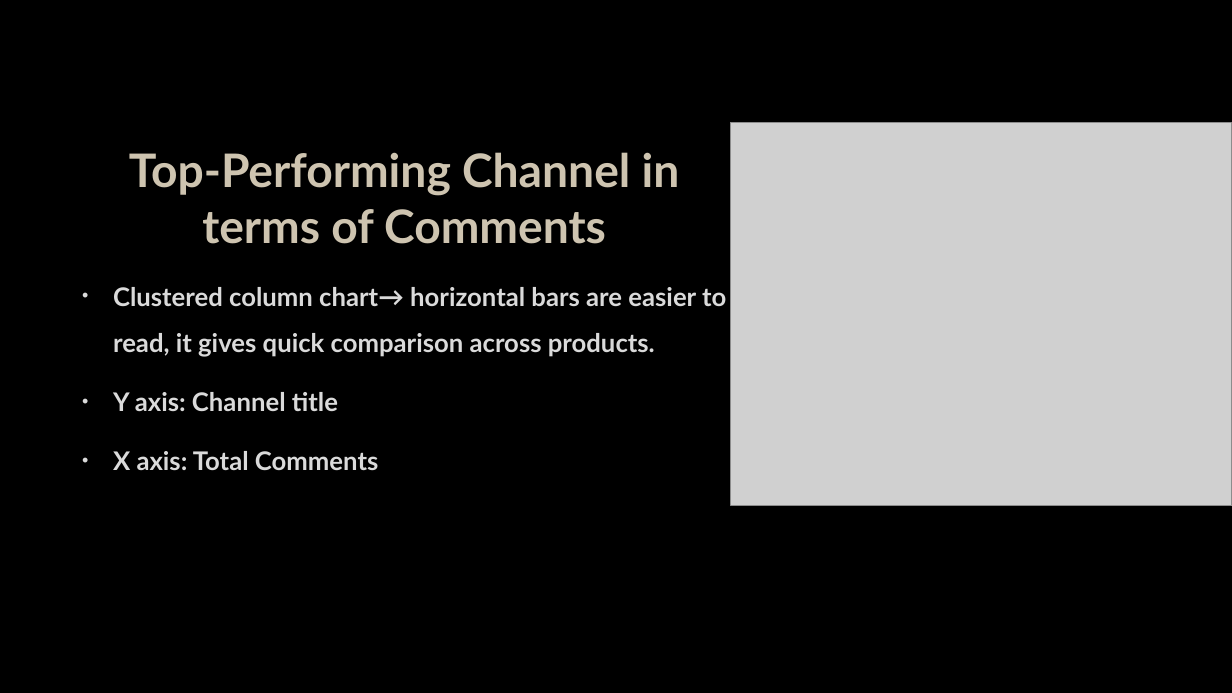
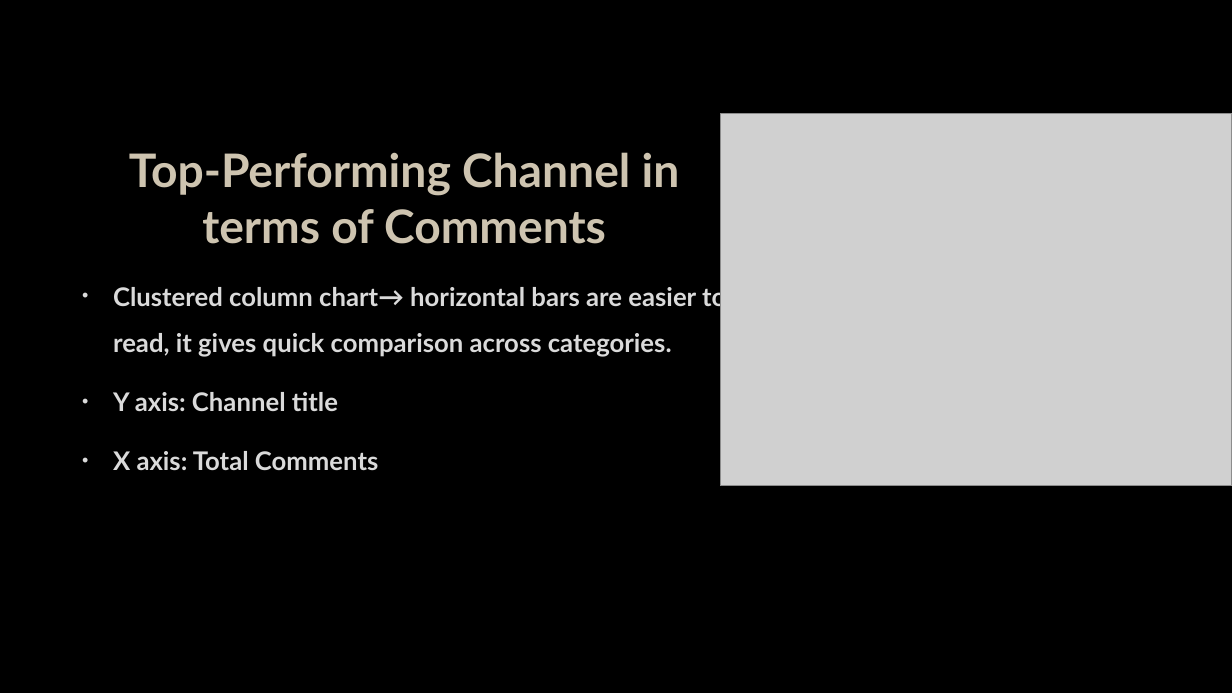
Before and after one commit to ISWARYA-LAKSHMI12/ISWARYALAKSHMK-DPBA, a slide deck: slide 19 of Youtube Channel Growth Analysis.pptx (slide 18 before the commit). Drawn at 1232x693 pixels with LibreOffice and Linux fonts; fonts in the diff are those of the drawing; grey boxes stand for pictures; background and template pictures are left out. Boxes give left, top, right and bottom in pixels: in the first picture for what was removed or moved away, otherwise in the second. Text is boxed around its words. In the diff, an @@ line names an element or a change of style, - is before the commit and + after.

```diff
--- a/Youtube Channel Growth Analysis.pptx
+++ b/Youtube Channel Growth Analysis.pptx
@@ picture: place and size @@
-picture at (731,123,1232,506)
+picture at (720,113,1232,485)
@@ text at (113,284,726,357): text changed @@
-• Clustered column chart→ horizontal bars are easier to read, it gives quick comparison across products.
+• Clustered column chart→ horizontal bars are easier to read, it gives quick comparison across categories.
```
Also in this commit, not shown: 7 other slides changed, 2 slides added, 1 slide removed.
